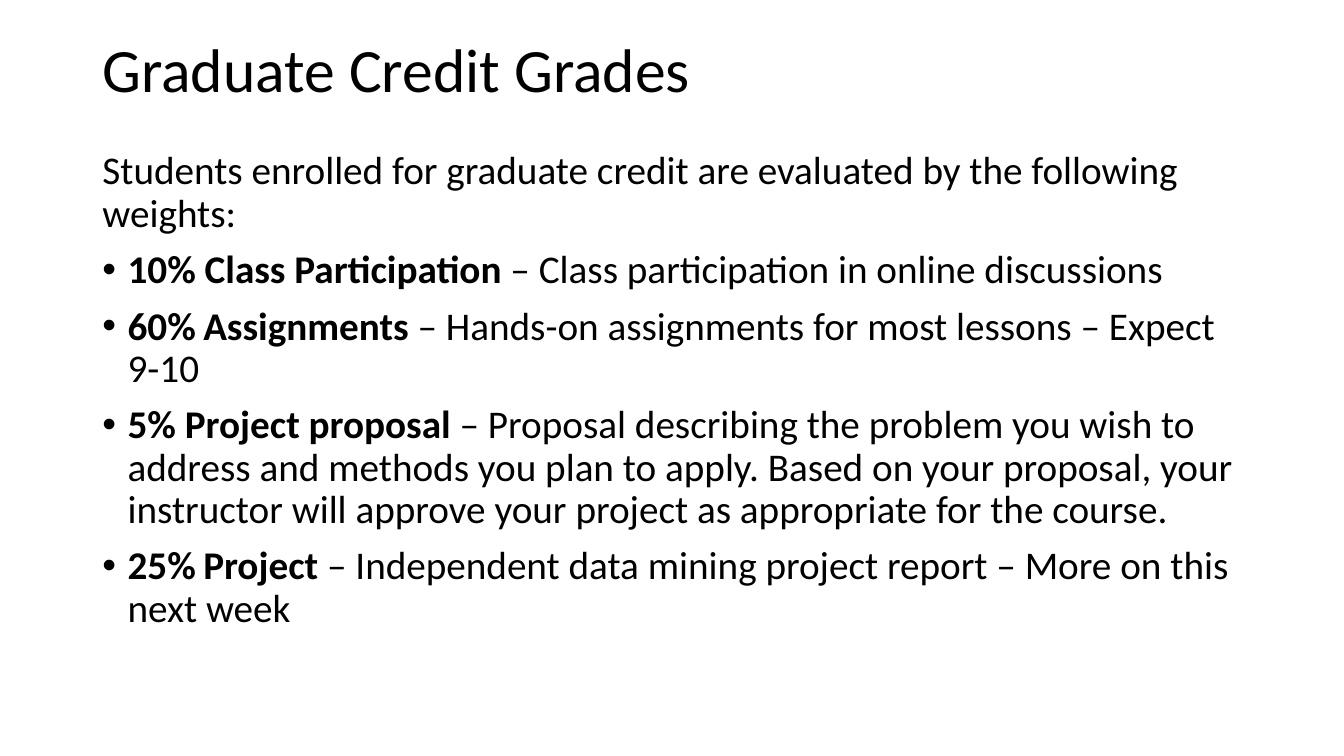
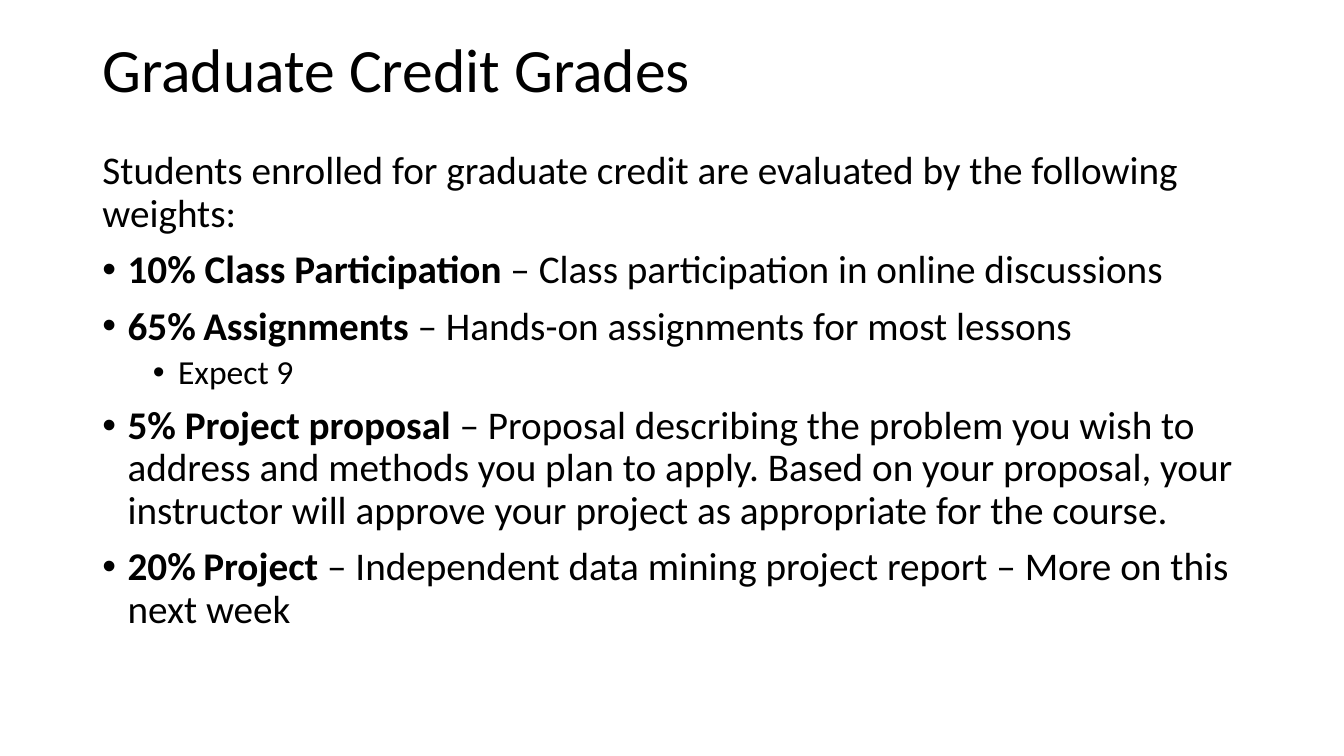
Before and after one commit to StephenElston/CSCI-E-108, a slide deck: slide 18 of slides/1_Introduction.pptx (slide 16 before the commit). Drawn at 1344x756 pixels with LibreOffice and Linux fonts; fonts in the diff are those of the drawing. Boxes give left, top, right and bottom in pixels: in the first picture for what was removed or moved away, otherwise in the second. Text is boxed around its words. In the diff, an @@ line names an element or a change of style, - is before the commit and + after.

Commit message:
Updated and edits to slides

```diff
--- a/slides/1_Introduction.pptx
+++ b/slides/1_Introduction.pptx
@@ text at bbox=[128, 312, 1072, 390]: text changed @@
-• 60% Assignments – Hands-on assignments for most lessons – Expect 9-10
+• 65% Assignments – Hands-on assignments for most lessons
+  • Expect 9
@@ text at bbox=[128, 552, 1228, 624]: text changed @@
-• 25% Project – Independent data mining project report – More on this next week
+• 20% Project – Independent data mining project report – More on this next week
```
Also in this commit, not shown: 10 other slides changed, 2 slides added.
